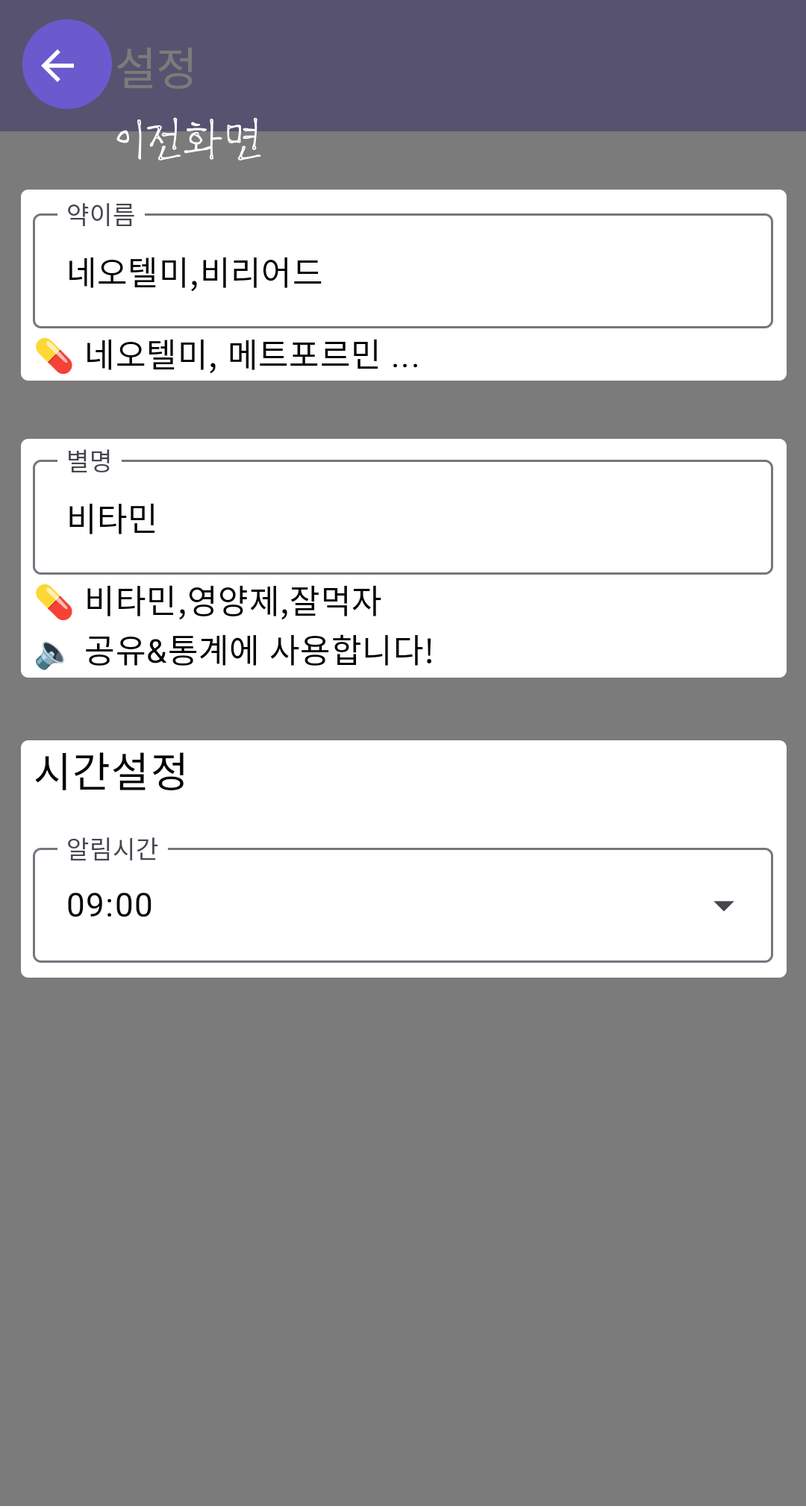
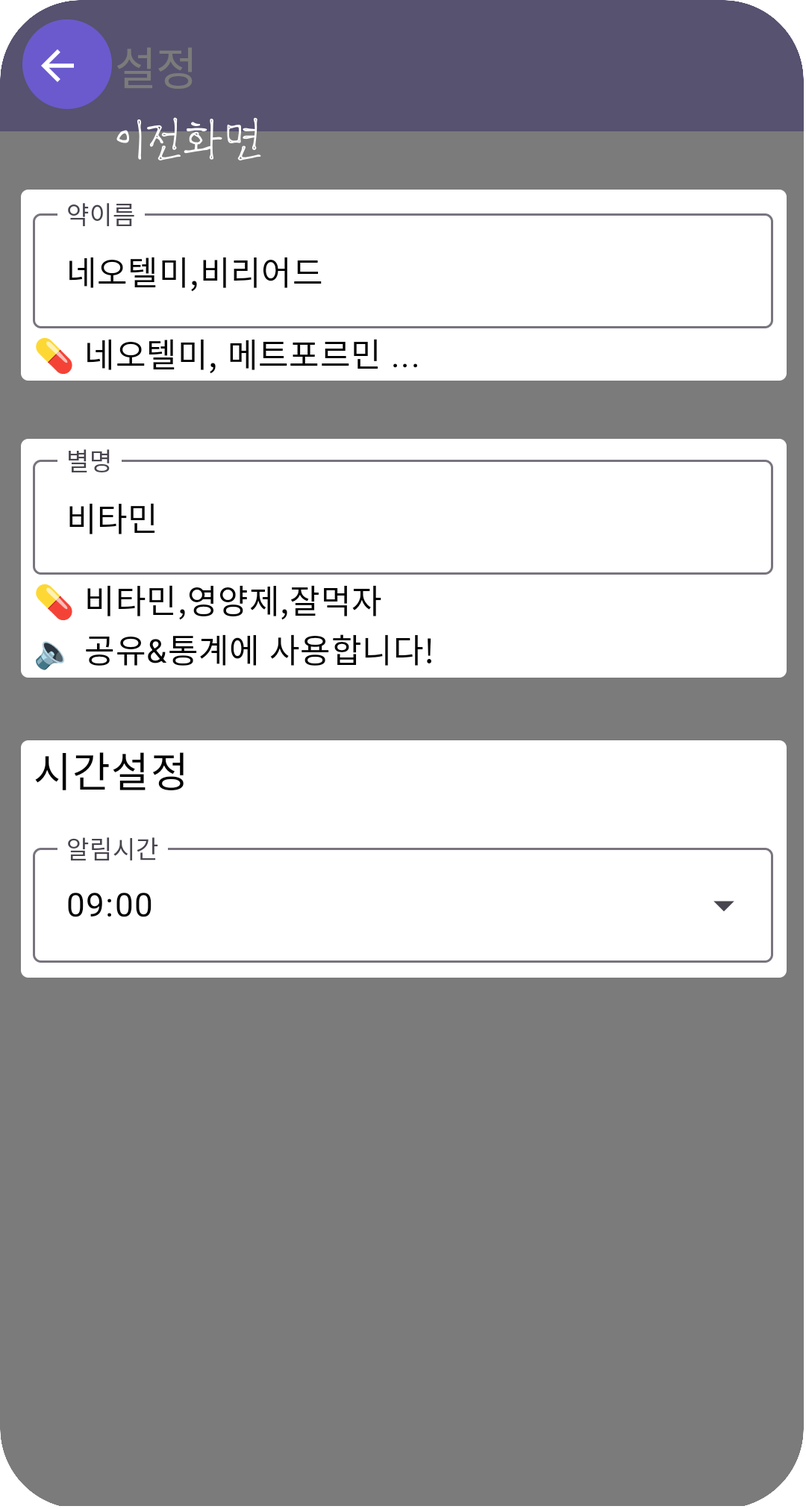
Two versions of the same layered image (806x1509). Layer-by-layer changes:
painted on "텍스트" over [0,0,806,1506]
painted on "activity_setting.png" over [0,0,806,1506]
